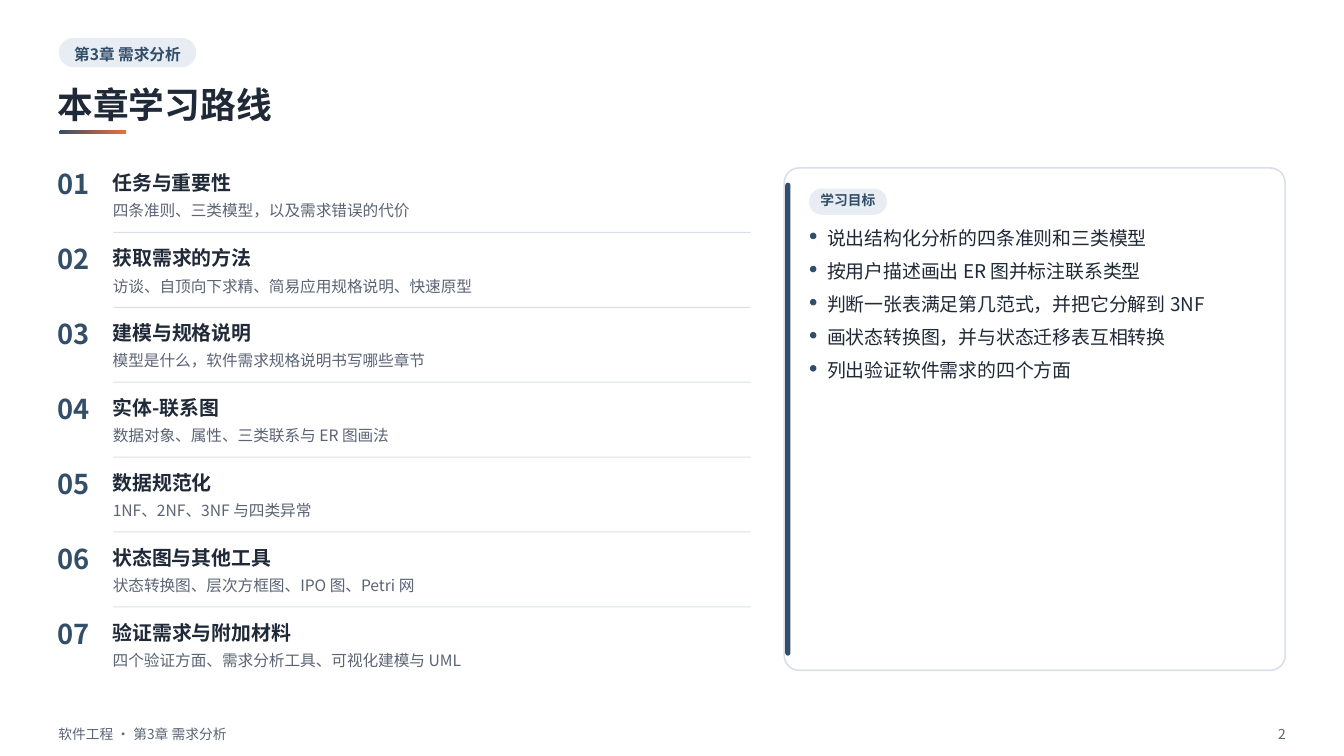
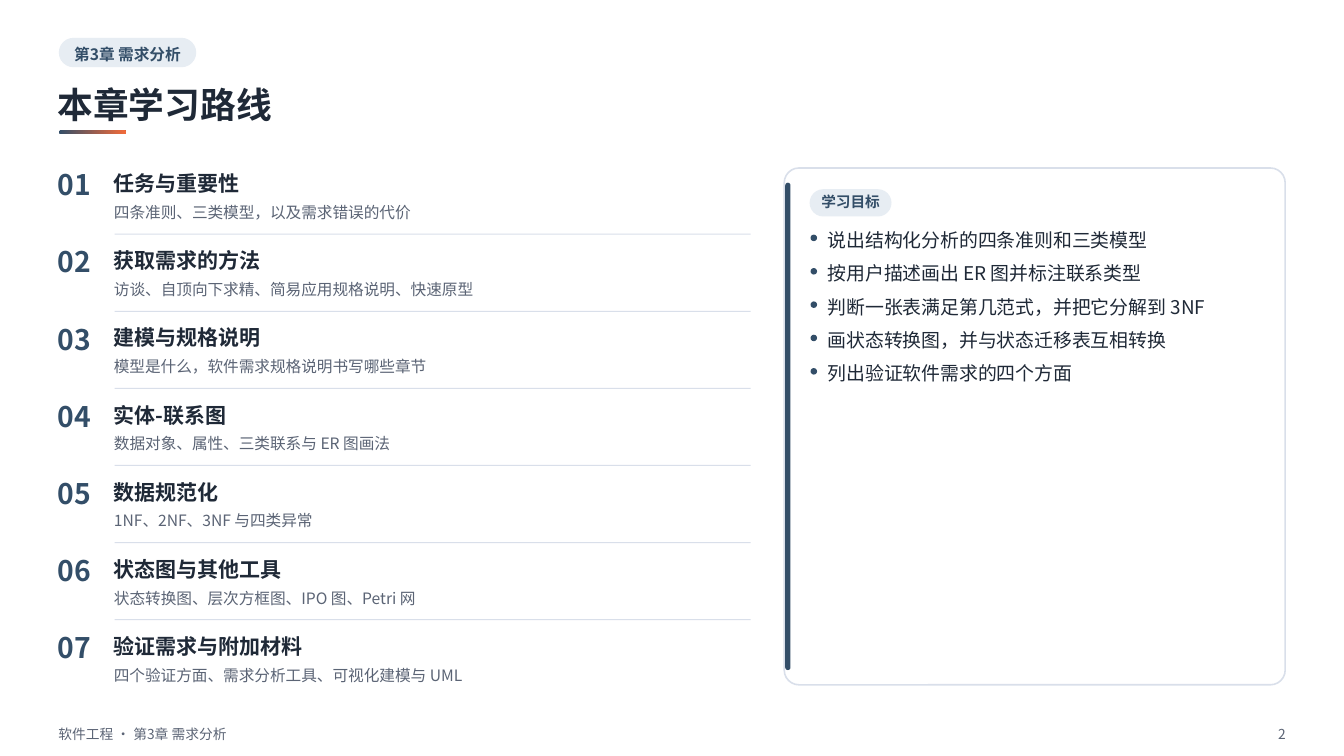
Before and after one commit to sweetcornna/JLU-remake, a slide deck: slide 2 of 大三上/软件工程/重制版PPT/第3章 需求分析（重制版）.pptx. Drawn at 1344x756 pixels with LibreOffice and Linux fonts; fonts in the diff are those of the drawing. Boxes give left, top, right and bottom in pixels: in the first picture for what was removed or moved away, otherwise in the second. Text is boxed around its words. In the diff, an @@ line names an element or a change of style, - is before the commit and + after.

Commit message:
五份讲义版面收尾：软件工程第 3、13 章，回溯法，Cache 性能，支持向量机
补留白的同时改了几处内容。软件工程第 13 章的甘特图按工序重算，源课件把刷漆画成连续一条、22 小时完工，实际要 23 小时，教材后文也这样更正过。第 3 章的可达标识树补上源课件漏画的 t5 分支，ER 图属性符号按教材改为椭圆或圆角矩形。支持向量机第 6 章改掉讲义自己画错的两处：分隔线端点误录，导致一个 C1 点落到了 C2 那侧；坐标轴标号与映射公式矛盾。A、B 两门课的副本一起更新。

```diff
--- a/大三上/软件工程/重制版PPT/第3章 需求分析（重制版）.pptx
+++ b/大三上/软件工程/重制版PPT/第3章 需求分析（重制版）.pptx
@@ rounded rectangle: place and size @@
-rounded rectangle at (784, 168, 1286, 670)
+rounded rectangle at (784, 168, 1286, 686)
@@ rounded rectangle: place and size @@
-rounded rectangle at (785, 182, 790, 655)
+rounded rectangle at (785, 182, 790, 670)
@@ rounded rectangle: place and size @@
-rounded rectangle at (810, 189, 887, 215)
+rounded rectangle at (810, 190, 891, 217)
@@ text "学习目标" at (821, 194, 879, 209): size 9.8 to 10.5 pt @@
@@ 2 texts, 2 rectangles: place and size @@
-2 texts, 2 rectangles at (58, 307, 750, 420)
+2 texts, 2 rectangles at (58, 311, 751, 428)
@@ text "实体-联系图": place and size @@
-text "实体-联系图" at (113, 398, 220, 417)
+text "实体-联系图" at (114, 405, 227, 425)
@@ text "数据规范化": place and size @@
-text "数据规范化" at (113, 473, 212, 492)
+text "数据规范化" at (114, 482, 219, 502)
@@ text "状态图与其他工具": place and size @@
-text "状态图与其他工具" at (113, 548, 272, 567)
+text "状态图与其他工具" at (114, 559, 282, 579)
@@ 4 texts, 3 rectangles: place and size @@
-4 texts, 3 rectangles at (58, 428, 750, 608)
+4 texts, 3 rectangles at (58, 436, 751, 620)
@@ size 19.5 to 20.2 pt in 7 elements at (58, 173, 91, 196), (58, 250, 91, 273), (58, 328, 91, 351), (58, 405, 91, 428), (58, 482, 91, 505), (58, 559, 91, 582), (58, 636, 91, 659) @@
@@ 3 texts: place and size @@
-3 texts at (58, 578, 461, 668)
+3 texts at (58, 591, 462, 683)
@@ size 14.2 to 15 pt in 7 elements at (114, 173, 240, 193), (114, 250, 261, 270), (114, 327, 261, 347), (114, 405, 227, 425), (114, 482, 219, 502), (114, 559, 282, 579), (114, 636, 303, 656) @@
@@ text "验证需求与附加材料": place and size @@
-text "验证需求与附加材料" at (113, 623, 291, 642)
+text "验证需求与附加材料" at (114, 636, 303, 656)
```
Also in this commit, not shown: 25 other slides changed, 5 other files.
